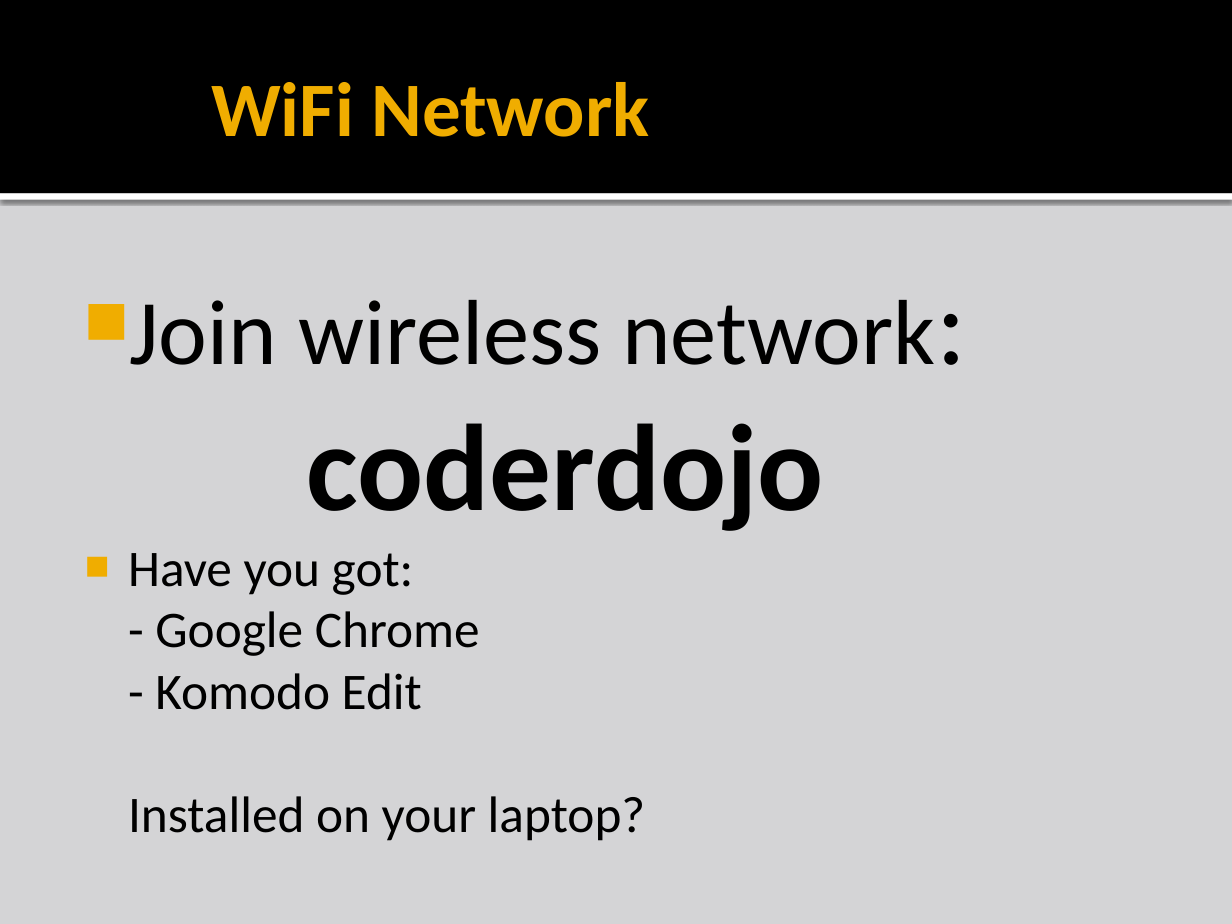
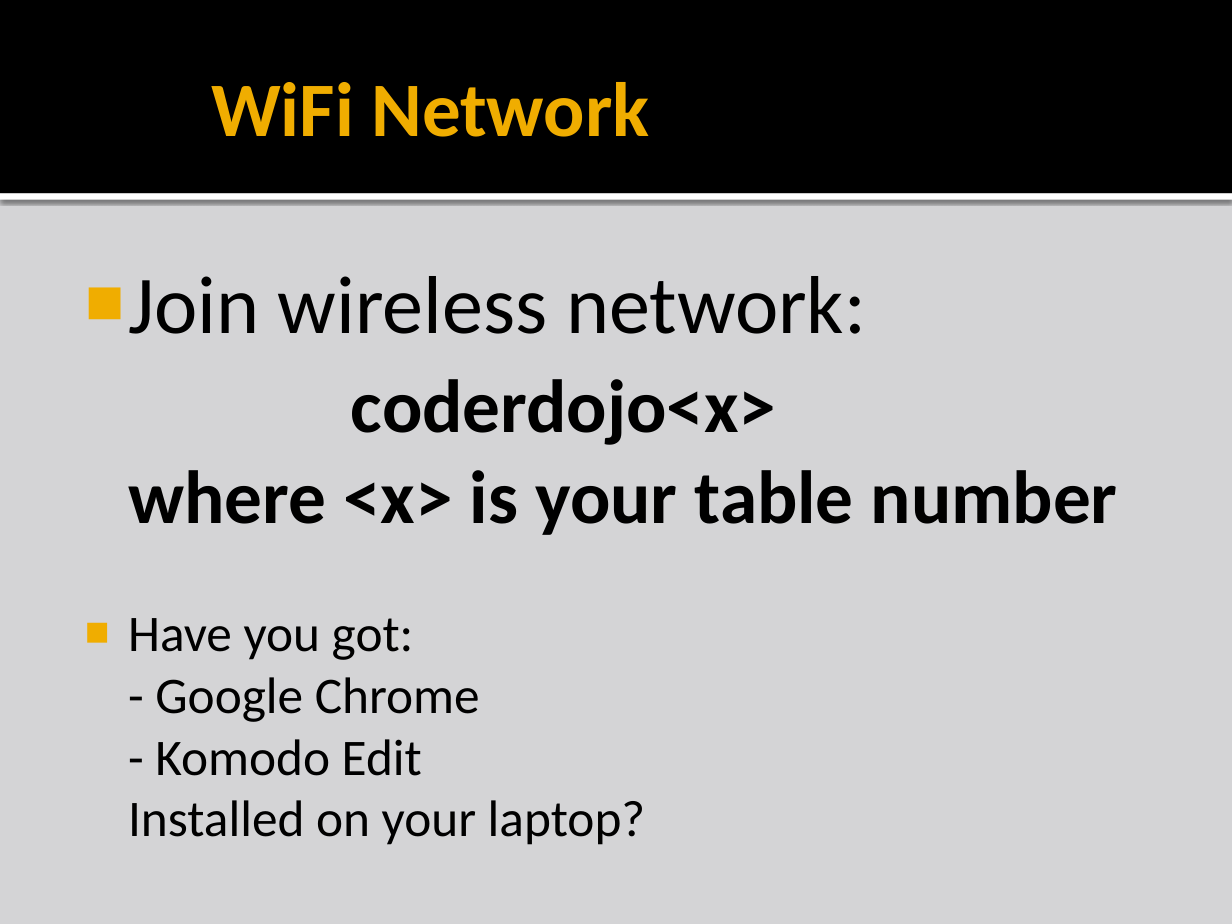
Before and after one commit to liamf/coderdojo-bray, a slide deck: slide 2 of html/presentations/CoderDojoBrayHTML_session2.pptx. Drawn at 1232x924 pixels with LibreOffice and Linux fonts; fonts in the diff are those of the drawing; background and template pictures are left out. Boxes give left, top, right and bottom in pixels: in the first picture for what was removed or moved away, otherwise in the second. Text is boxed around its words. In the diff, an @@ line names an element or a change of style, - is before the commit and + after.

```diff
--- a/html/presentations/CoderDojoBrayHTML_session2.pptx
+++ b/html/presentations/CoderDojoBrayHTML_session2.pptx
@@ text at (128, 276, 1118, 535): text changed; size 54 to 44 pt; bold on @@
-■ Join wireless network:
-  coderdojo
+■ Join wireless network:
+  coderdojo<x>
+  where <x> is your table number
```
Also in this commit, not shown: 1 slide added, 1 other file.
